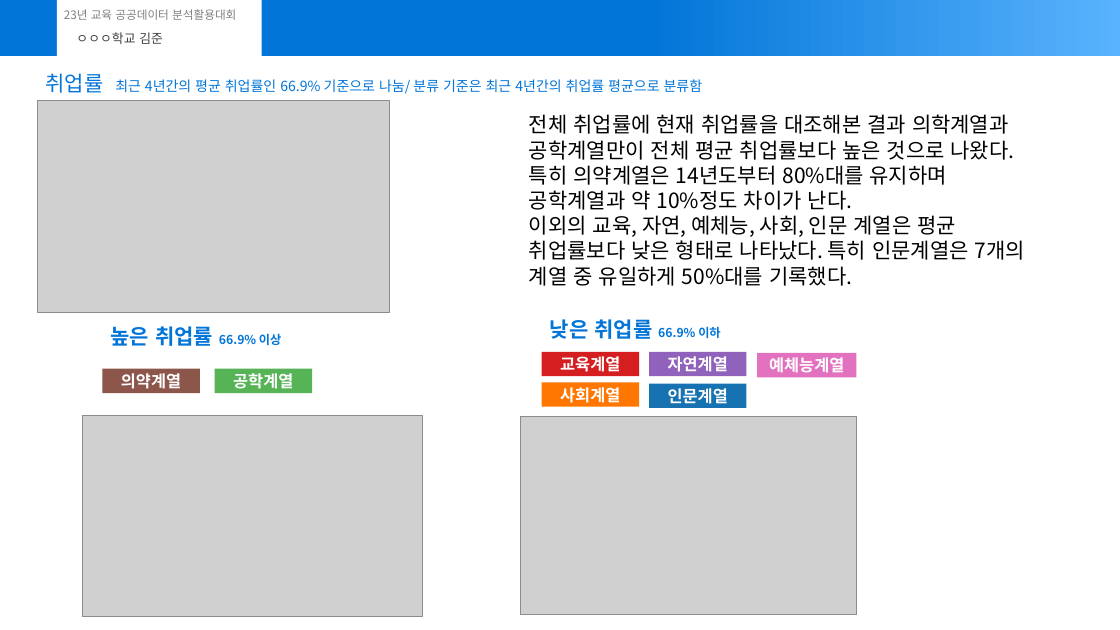
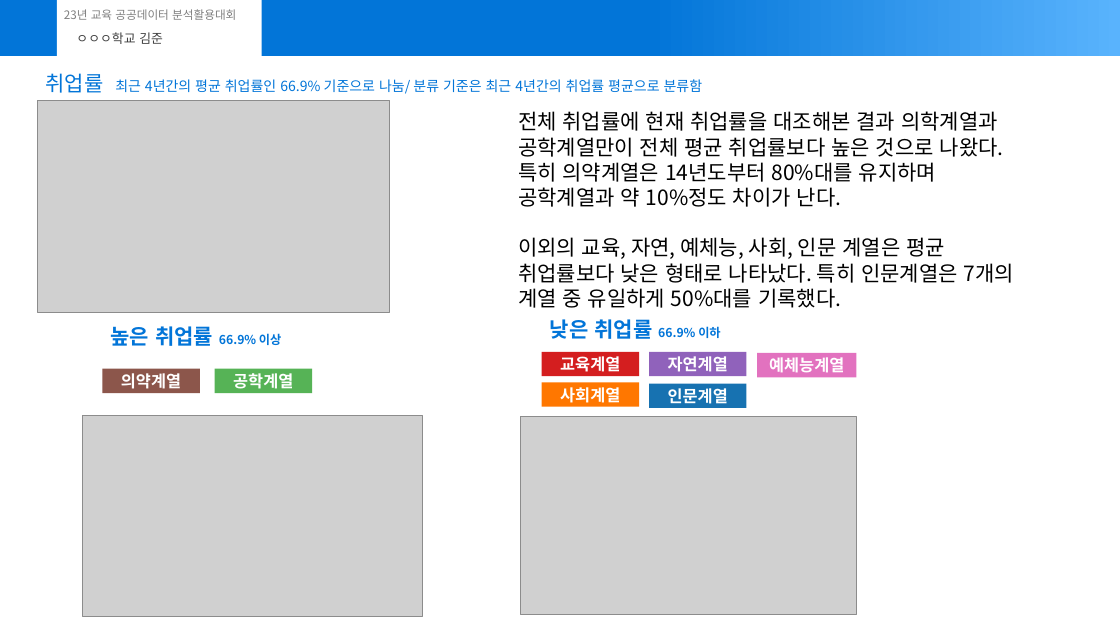
Before and after one commit to joon-11/23_dataAnalisysContestProject, a slide deck: slide 6 of submit (3).pptx. Drawn at 1120x630 pixels with LibreOffice and Linux fonts; fonts in the diff are those of the drawing; grey boxes stand for pictures. Boxes give left, top, right and bottom in pixels: in the first picture for what was removed or moved away, otherwise in the second. Text is boxed around its words. In the diff, an @@ line names an element or a change of style, - is before the commit and + after.

```diff
--- a/submit (3).pptx
+++ b/submit (3).pptx
@@ text "전체 취업률에 현재 취업률을 대조해본 ..." rewrapped from <box>529,114,1025,286</box> to <box>518,111,1014,308</box> @@
```
Also in this commit, not shown: 2 other slides changed, 1 slide added.
